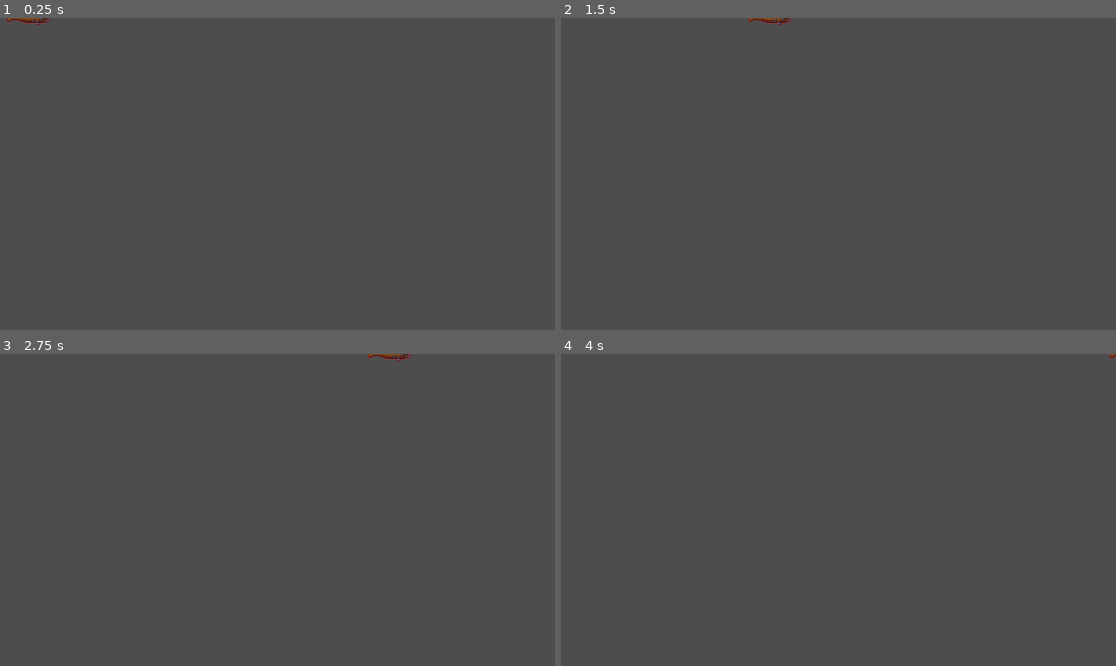
Above: before the commit, frames 1-4 (two rows, left to right).
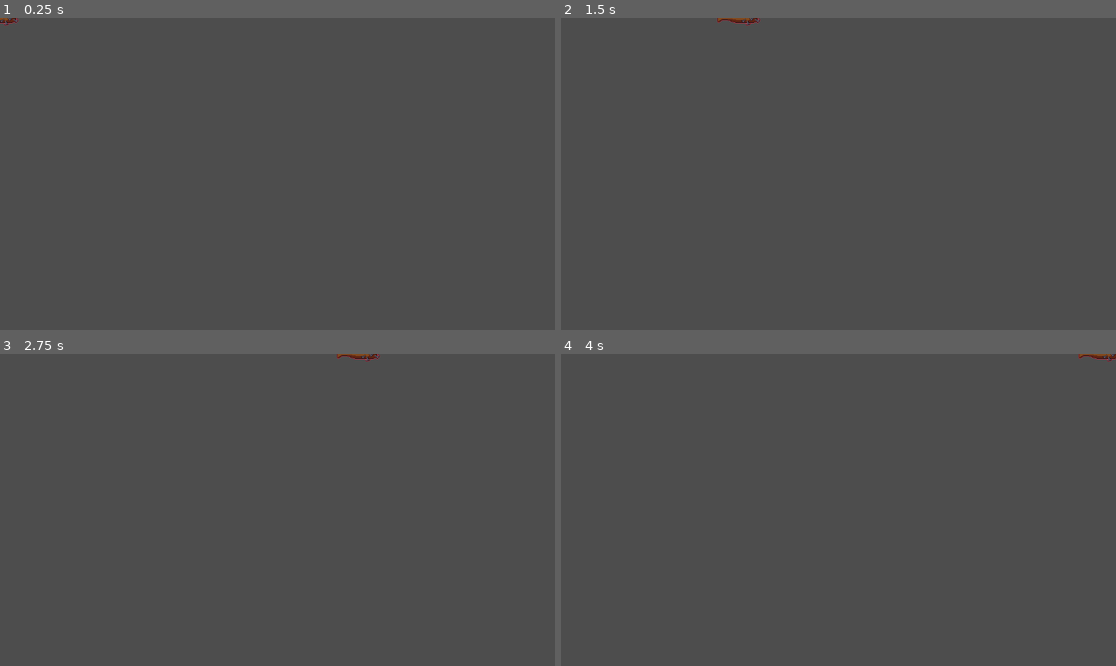
Above: after the commit, the same moments.

Repository: benfrankel/godot-wild-jam-63
Game: Godot game, scene res://scenes/combat/projectile/linear_projectile.tscn
Two runs of this game, one before a commit and one after it. Both use one fixed random seed, a clock stepped at 60 frames per second and the inputs below. This scene is started directly instead of the project's main scene.
Inputs (mouse positions are in pixels of both pictures, inside the frame that each line leads up to):
- Up to frame 1 (0.25 s): no input
- Up to frame 2 (1.5 s): move the mouse to (960, 158) at 0.52 s; hold Right (right) 0.53-1.28 s; hold E (interact) 0.53-1.28 s; tap Enter at 1.25 s; move the mouse to (727, 189) at 1.27 s; hold Down (down) from 1.28 s (still down); tap E (interact) at 1.35 s
- Up to frame 3 (2.75 s): move the mouse to (333, 441) at 2.02 s; release Down (down) at 2.03 s; hold Right (right) from 2.03 s (still down); hold E (interact) from 2.03 s (still down)
- Up to frame 4 (4 s): tap Space at 2.75 s; move the mouse to (810, 572) at 2.77 s; release Right (right) at 2.78 s; release E (interact) at 2.78 s; hold Up (up) 2.78-3.53 s; tap E (interact) at 2.85 s; tap Enter at 3.5 s; move the mouse to (1005, 556) at 3.52 s; hold Left (left) from 3.53 s (still down); hold E (interact) from 3.53 s (still down)

The runs differ from the first frame. In frame 1, 0.1% of the frame differs, in the area x 0-10%, y 0-3%; in frame 2, 0.2%; in frame 3, 0.2%, in the area x 60-75%, y 0-3%; in frame 4, 0.1%.

Commit message:
Add initial wait to projectiles

Diff:
--- a/scenes/combat/projectile/linear_projectile.gd
+++ b/scenes/combat/projectile/linear_projectile.gd
@@ -2,7 +2,18 @@
 extends Projectile
 
 
+var is_moving := false
+
+
+func _ready() -> void:
+	await get_tree().create_timer(wait).timeout
+	is_moving = true
+
+
 func _physics_process(delta: float):
+	if not is_moving:
+		return
+
 	var direction := Vector2.from_angle(angle)
 	var velocity := speed * direction
 	position += delta * velocity
--- a/scenes/combat/projectile/linear_projectile.tscn
+++ b/scenes/combat/projectile/linear_projectile.tscn
@@ -8,8 +8,7 @@
 
 [node name="LinearProjectile" type="Area2D"]
 script = ExtResource("1_sx2ok")
-speed = null
-angle = null
+wait = 0.2
 
 [node name="Image" type="Sprite2D" parent="."]
 position = Vector2(-19, 0)
--- a/scenes/combat/projectile/projectile.gd
+++ b/scenes/combat/projectile/projectile.gd
@@ -2,5 +2,9 @@
 extends Area2D
 
 
-@export_range(0.0, 1000.0) var speed := 300.0
-@export_range(0.0, TAU) var angle := 0.0
+## Time in seconds before the projectile starts moving.
+@export var wait := 0.0
+## Initial speed of the projectile.
+@export var speed := 300.0
+## Initial angle of the projectile.
+@export var angle := 0.0
